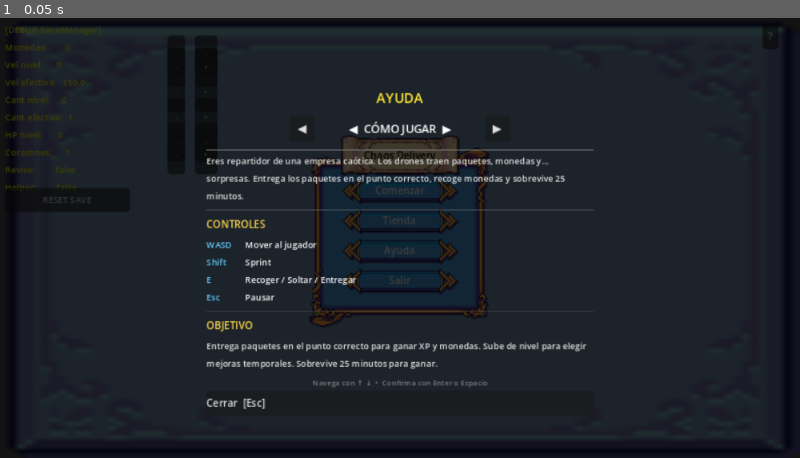
Above: before the commit, frame 1.
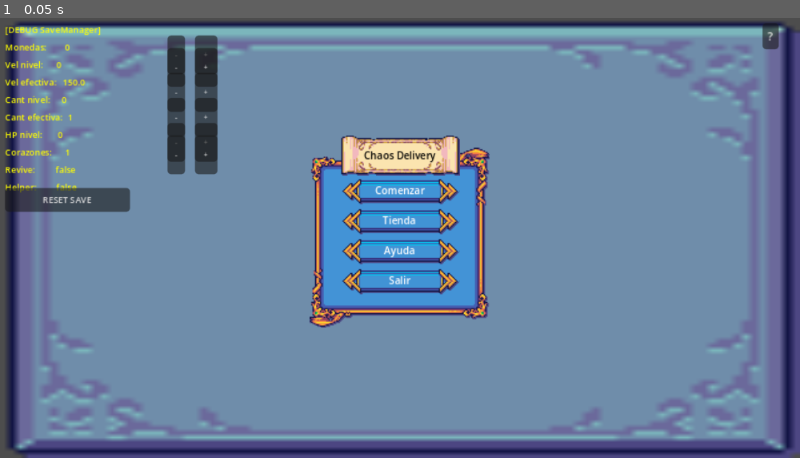
Above: after the commit, the same moment.

Repository: jaydev404/omega-kiro-game
Game: Godot game, scene res://Scenes/UI/ChaosMainMenu.tscn
Same seed, same stepped clock (60 frames per second), same inputs: the game is played once before the commit and once after it.
Inputs:
- Up to frame 1 (0.05 s): no input

The runs differ from the first frame. In frame 1, 100% of the frame differs, in the area x 0-100%, y 0-100%.

Commit message:
ajuste de error de agarre y menu hhelp

Diff:
--- a/Scenes/UI/HelpScreen.tscn
+++ b/Scenes/UI/HelpScreen.tscn
@@ -27,6 +27,7 @@
 region = Rect2(0, 0, 16, 16)
 
 [node name="HelpScreen" type="Control" unique_id=2114886498]
+visible = false
 layout_mode = 3
 anchors_preset = 15
 anchor_right = 1.0
--- a/Scripts/UI/HelpScreen.gd
+++ b/Scripts/UI/HelpScreen.gd
@@ -19,13 +19,12 @@
 func _ready() -> void:
 	_tabs = [_tab0, _tab1, _tab2]
 	_btn_prev.pressed.connect(_on_prev)
-	_btn_next.pressed.connect(_on_close if false else _on_prev)
 	_btn_next.pressed.connect(_on_next)
 	_btn_close.pressed.connect(_on_close)
 	_show_tab(0)
 
 func _notification(what: int) -> void:
-	if what == NOTIFICATION_VISIBILITY_CHANGED and visible:
+	if what == NOTIFICATION_VISIBILITY_CHANGED and visible and is_inside_tree():
 		_show_tab(0)
 
 func _unhandled_input(event: InputEvent) -> void:
